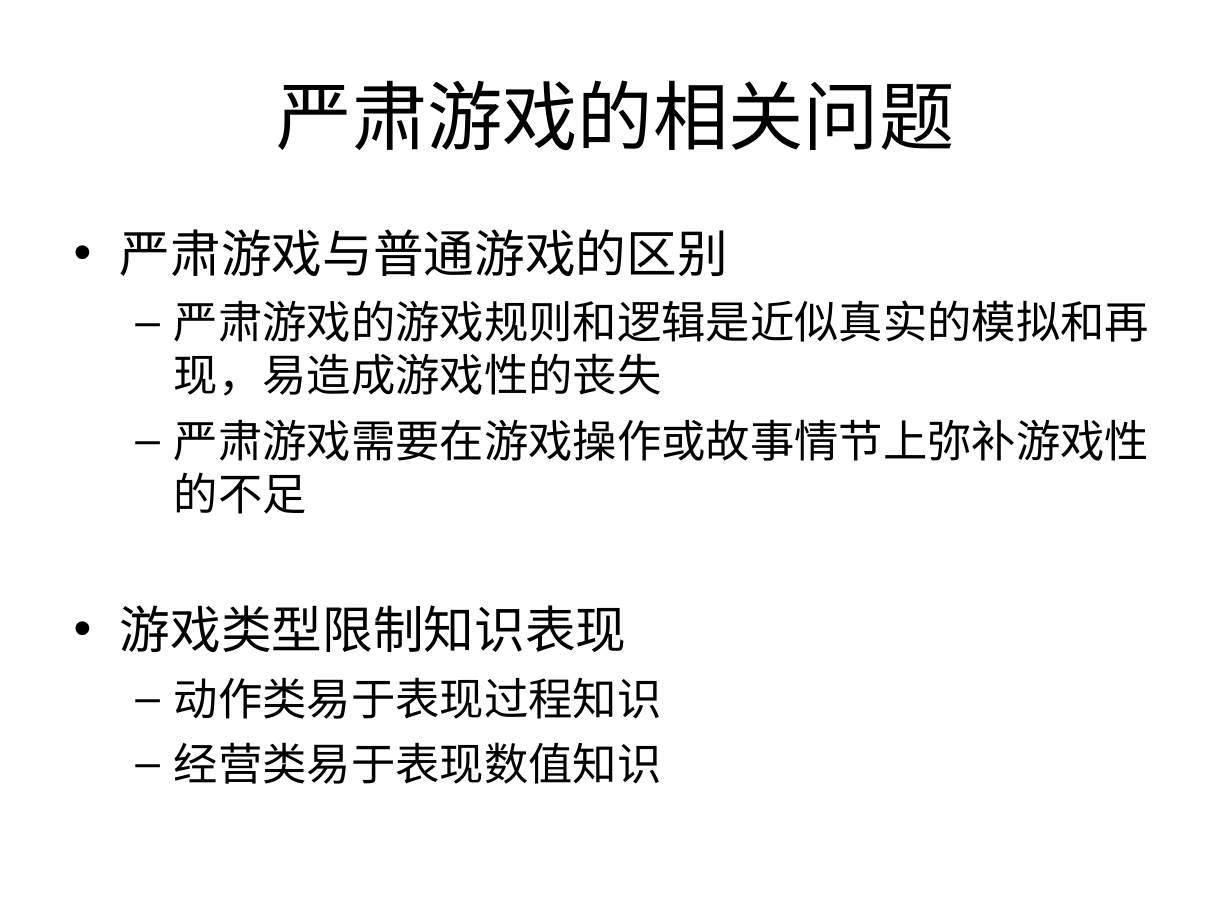
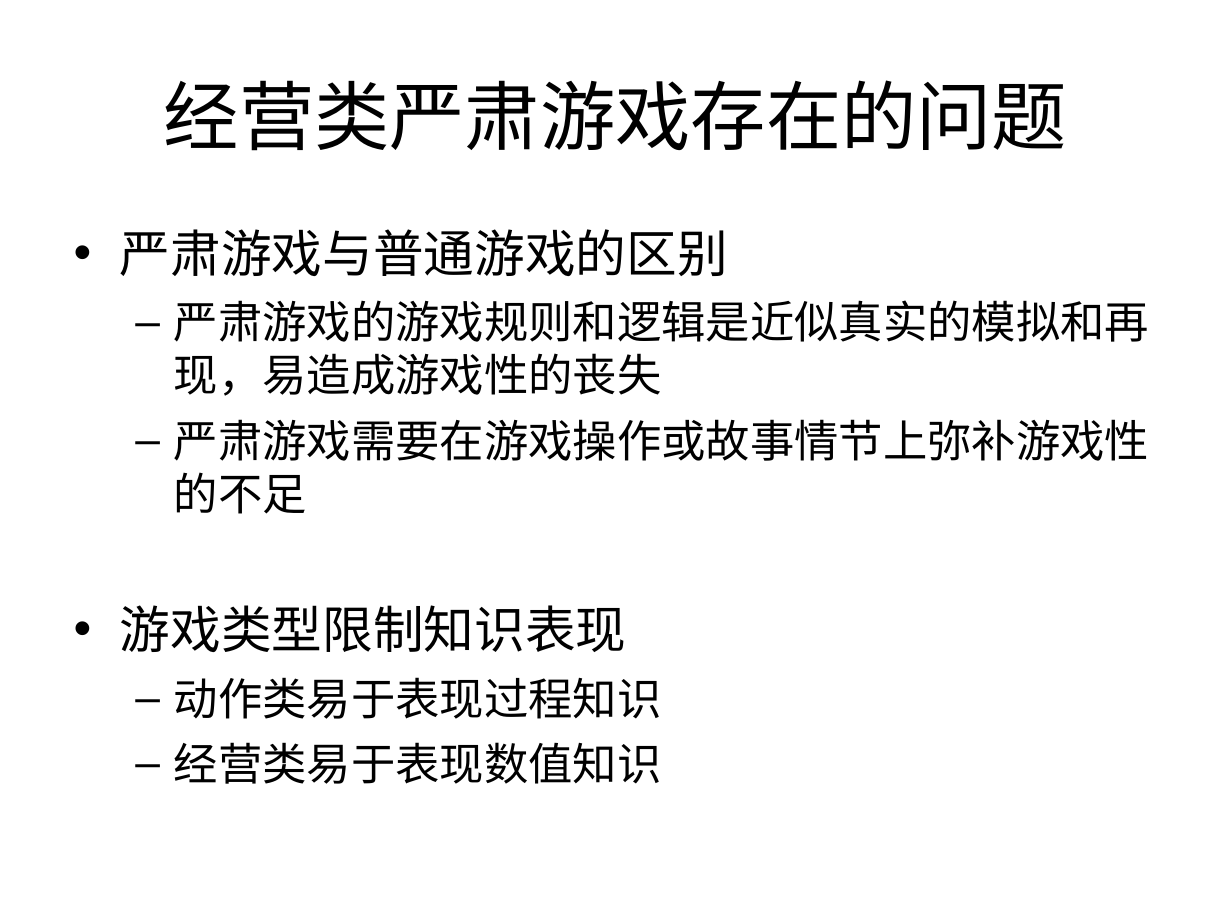
Before and after one commit to Nookleptia/qianmen3d, a slide deck: slide 40 of 毕设文件/毕设提纲.ppt (slide 42 before the commit). Drawn at 1232x924 pixels with LibreOffice and Linux fonts; fonts in the diff are those of the drawing. Boxes give left, top, right and bottom in pixels: in the first picture for what was removed or moved away, otherwise in the second. Text is boxed around its words. In the diff, an @@ line names an element or a change of style, - is before the commit and + after.

```diff
--- a/毕设文件/毕设提纲.ppt
+++ b/毕设文件/毕设提纲.ppt
@@ title at [164,80,1067,151]: text changed @@
-严肃游戏的相关问题
+经营类严肃游戏存在的问题
```
Also in this commit, not shown: 6 other slides changed, 5 other files.
